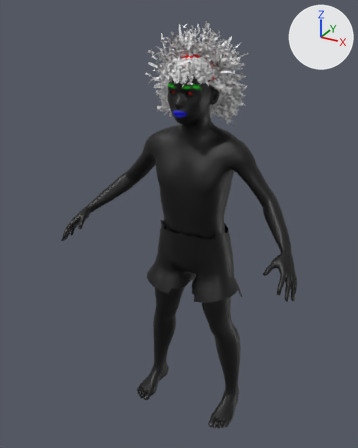
The glTF model public/surfer/grommet.glb as it was, and as the next commit left it.
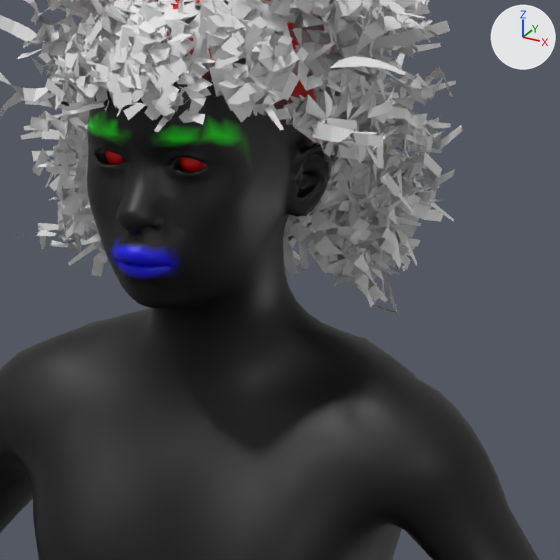
There are two pictures of each version: one whole from a 50 mm camera at (0.827, -1.663, 1.672) aimed at (-0.047, -0.074, 0.877), one close up on the part from 42% to 75% of the width and 13% to 40% of the height. Lighting does not change. The marker at upper right points along +X, +Y and +Z. The last two pictures show the newer version.

Objects in the first close-up: 'grommet_body', 'grommet_hair' and 1 more.
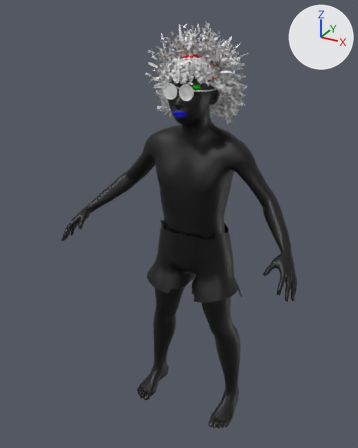
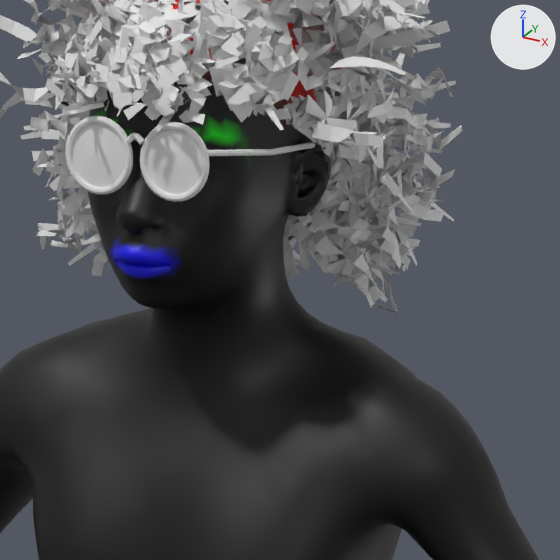
Boxes (x1, y1, x2, y2) around the edits, measured in the close-ups (560 x 560 px):
'grommet_glasses', added: after (65, 116, 335, 202)
    faces in mat_lens (white #e7e7e7): (72, 124, 202, 194)
    faces in mat_glasses (white #e7e7e7): (65, 116, 335, 202)

The change, as a list of edits to the scene's bpy script:
```text
Add mat_lens:
    mat_lens = principled_material('lens')
    mat_lens.base_color = (0.8, 0.8, 0.8)  # white #e7e7e7
Add mat_glasses:
    mat_glasses = principled_material('glasses')
    mat_glasses.base_color = (0.8, 0.8, 0.8)  # white #e7e7e7
Add me_grommet_glasses:
    me_grommet_glasses.from_pydata(...)  # 746 vertices, 1412 faces; spans x -0.096..0.096, y -0.17..-0.02, z 1.378..1.434
    # faces by material slot: [1348, 64]
    me_grommet_glasses.materials.append(mat_glasses)  # white #e7e7e7
    me_grommet_glasses.materials.append(mat_lens)  # white #e7e7e7
Add ob_grommet_glasses:
    ob_grommet_glasses = bpy.data.objects.new('grommet_glasses', me_grommet_glasses)
    ob_grommet_glasses.location = (0.0, 0.0, 0.0)
```
